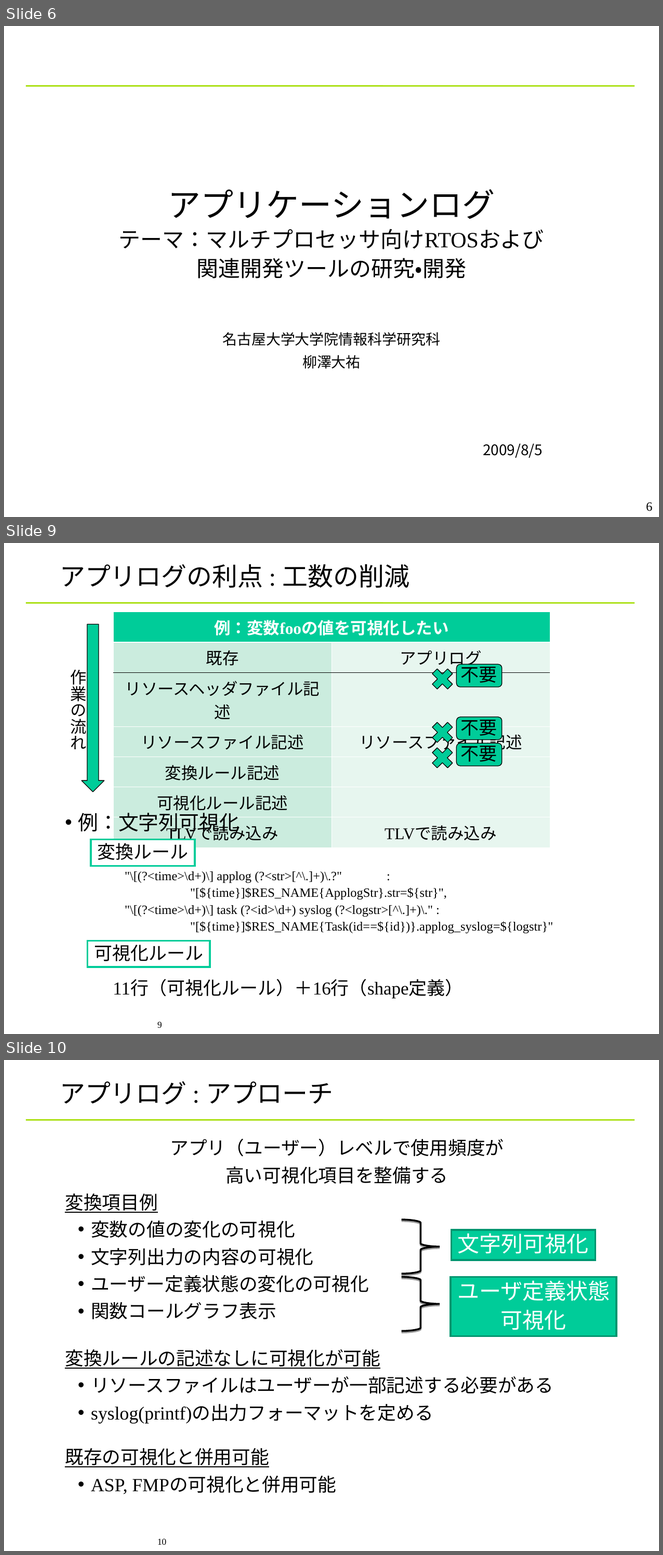
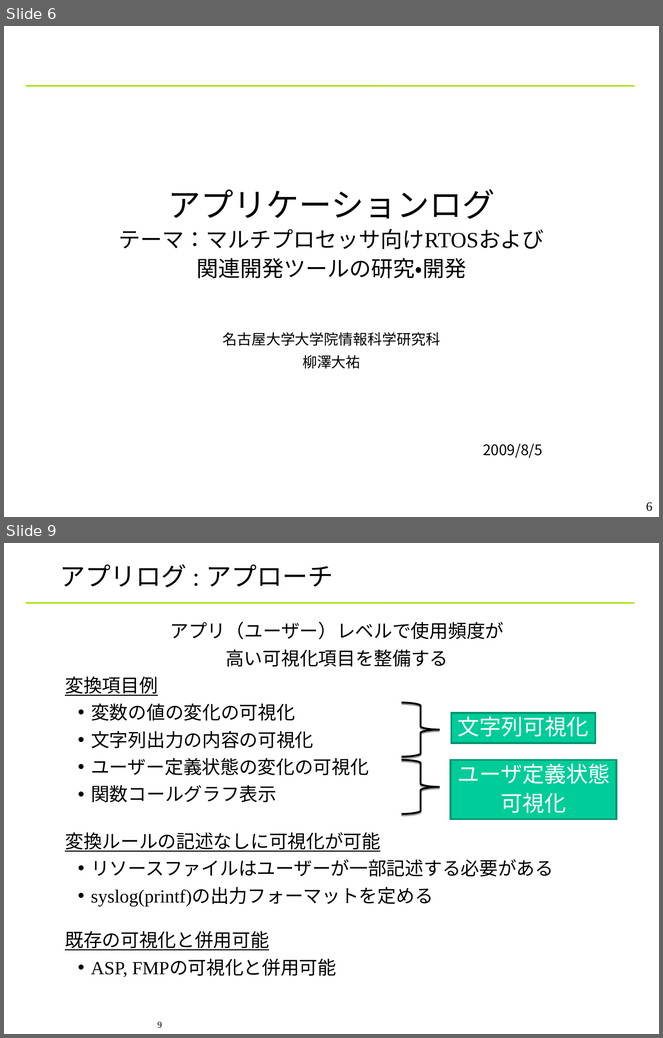
Before and after one commit to YixiaoLi/tlv4mc, a slide deck: doc/phase4/joho_koukankai/ojl-2nd-comm-yanagi.ppt. Shown one above the other, each under a label of ours: slides 6, 9 and 10 before the commit, slides 6 and 9 after it; the slides between them are not shown. The pictures are 663x1555 and 663x1038 pixels, drawn with LibreOffice and Linux fonts; fonts in the diff are those of the drawing; background and template pictures are left out. Boxes give left, top, right and bottom in pixels: in the first picture for what was removed or moved away, otherwise in the second. Text is boxed around its words. In the diff, an @@ line names an element or a change of style, - is before the commit and + after.

```diff
--- a/doc/phase4/joho_koukankai/ojl-2nd-comm-yanagi.ppt
+++ b/doc/phase4/joho_koukankai/ojl-2nd-comm-yanagi.ppt
@@ slide 9 removed at box(4, 543, 659, 1034), background #FFFFFF; not listed: 1 template element that a slide beside it also shows @@
@@ title removed at box(60, 564, 410, 588) @@
-アプリログの利点 : 工数の削減
@@ table removed at box(113, 612, 550, 845), 7 rows, 2 columns @@
-例：変数fooの値を可視化したい | 
-既存 | アプリログ
-リソースヘッダファイル記述 | 
-リソースファイル記述 | リソースファイル記述
-変換ルール記述 | 
-可視化ルール記述 | 
-TLVで読み込み | TLVで読み込み
@@ down arrow removed at box(81, 624, 104, 792) @@
@@ text removed at box(71, 667, 87, 754) @@
-作業の流れ
@@ freeform shape removed at box(428, 664, 457, 694) @@
@@ rounded rectangle removed at box(457, 664, 502, 687) @@
-不要
@@ freeform shape removed at box(428, 718, 457, 747) @@
@@ rounded rectangle removed at box(457, 717, 502, 740) @@
-不要
@@ freeform shape removed at box(428, 744, 457, 773) @@
@@ rounded rectangle removed at box(457, 744, 502, 767) @@
-不要
@@ text removed at box(78, 810, 240, 836) @@
-• 例：文字列可視化
@@ rectangle removed at box(91, 840, 195, 866) @@
-  変換ルール
@@ text removed at box(125, 872, 553, 934) @@
-"\[(?<time>\d+)\] applog (?<str>[^\.]+)\.?" :
-"[${time}]$RES_NAME{ApplogStr}.str=${str}",
-"\[(?<time>\d+)\] task (?<id>\d+) syslog (?<logstr>[^\.]+)\." :
-"[${time}]$RES_NAME{Task(id==${id})}.applog_syslog=${logstr}"
@@ rectangle removed at box(88, 941, 210, 967) @@
-  可視化ルール
@@ text removed at box(113, 980, 464, 999) @@
-11行（可視化ルール）＋16行（shape定義）
@@ page number removed at box(157, 1022, 162, 1028) @@
-9
@@ what was slide 10 is now slide 9 @@
@@ page number at box(157, 1022, 162, 1028): text changed @@
-10
+9
```
Also in this commit, not shown: 2 slides changed, 2 slides added, 2 other slides removed, 1 other file.
